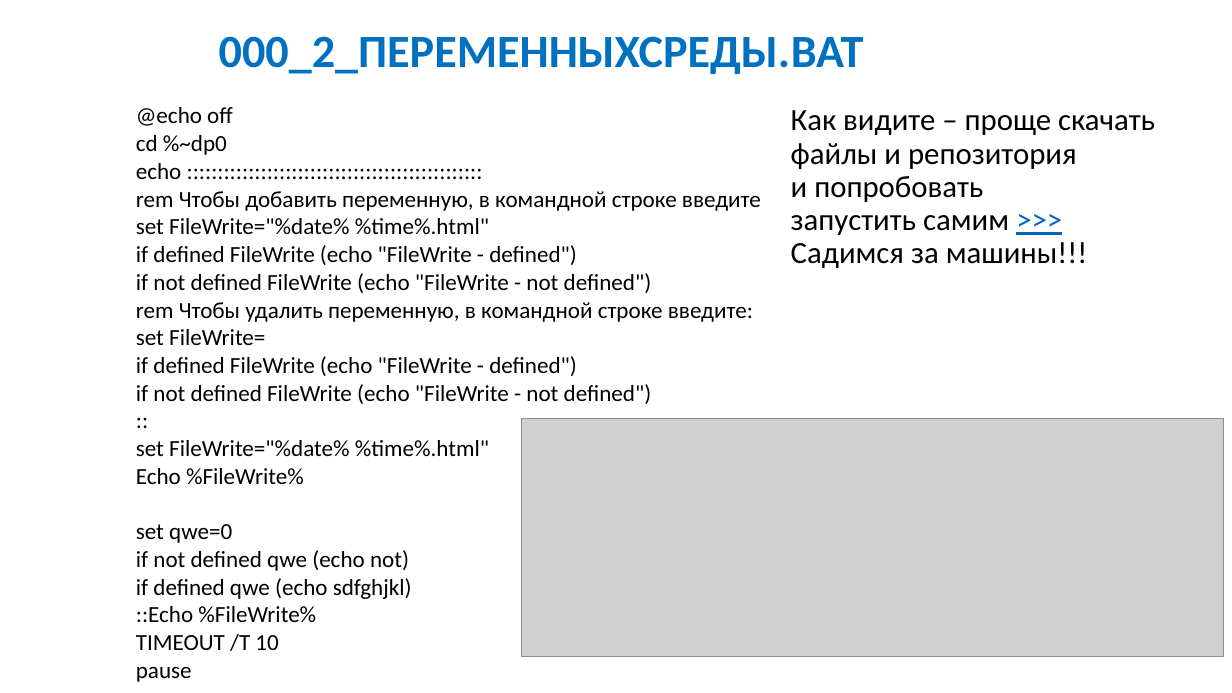
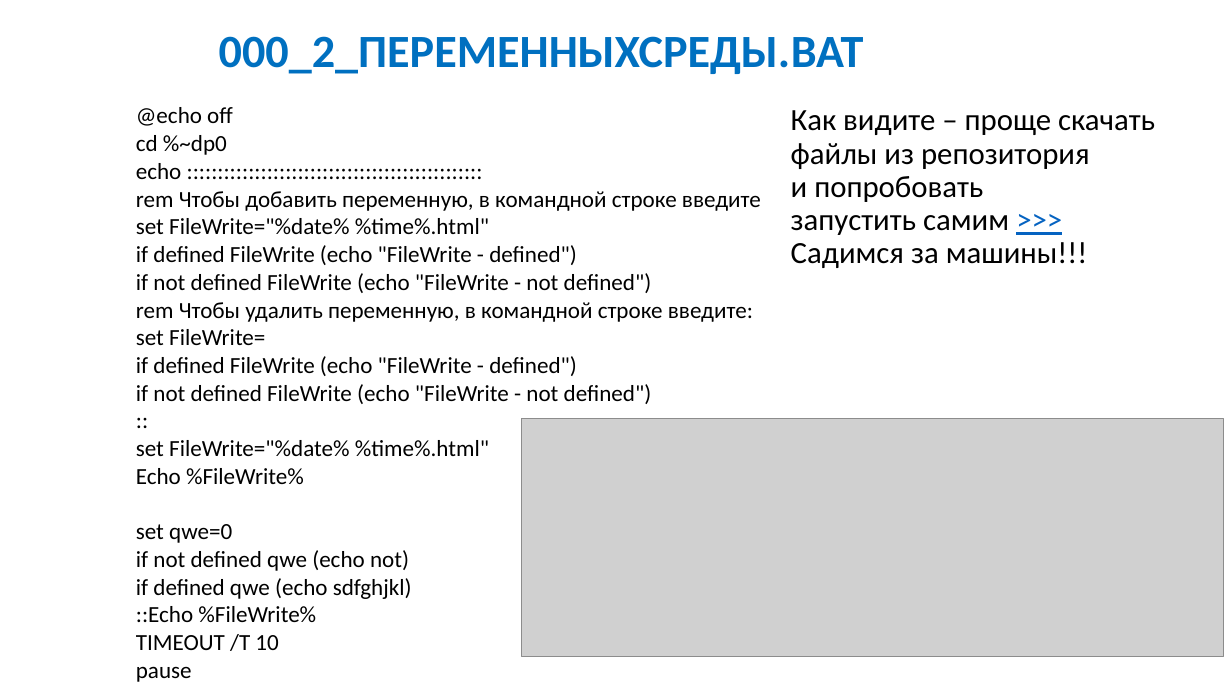
Before and after one commit to IvanSibirevV2/HowTo_Bat, a slide deck: slide 14 of Workshop/WShop.pptx. Drawn at 1232x693 pixels with LibreOffice and Linux fonts; fonts in the diff are those of the drawing; grey boxes stand for pictures. Boxes give left, top, right and bottom in pixels: in the first picture for what was removed or moved away, otherwise in the second. Text is boxed around its words. In the diff, an @@ line names an element or a change of style, - is before the commit and + after.

```diff
--- a/Workshop/WShop.pptx
+++ b/Workshop/WShop.pptx
@@ text at [791, 110, 1155, 268]: text changed @@
-Как видите – проще скачать
-файлы и репозитория
-и попробовать
-запустить самим >>>
-Садимся за машины!!!
+Как видите – проще скачать
+файлы из репозитория
+и попробовать
+запустить самим >>>
+Садимся за машины!!!
```
Also in this commit, not shown: 4 other slides changed, 9 slides added, 1 slide removed, 5 other files.
